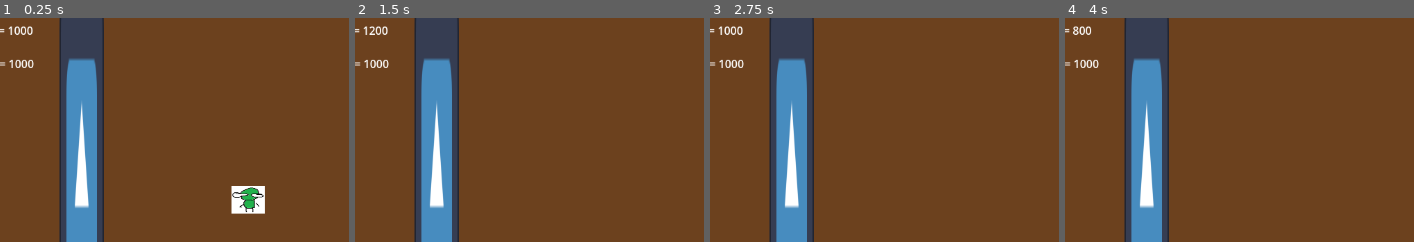
Above: before the commit, frames 1-4 (left to right).
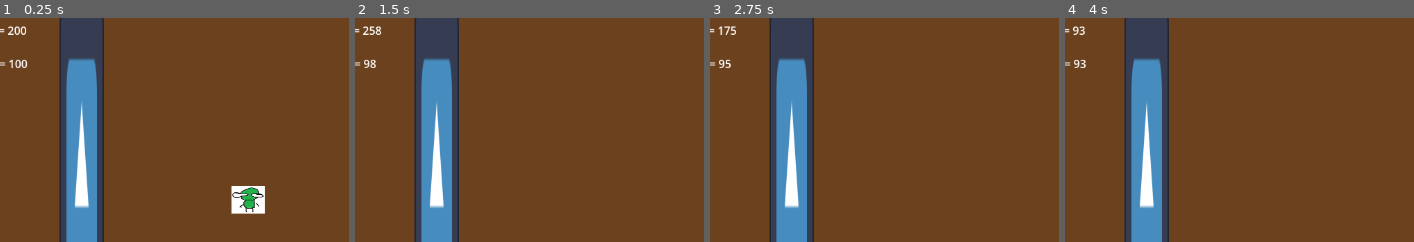
Above: after the commit, the same moments.

Repository: LoganStanger/ZombieGame
Game: Godot game, scene res://Scenes/firstScene.tscn
Same seed, same stepped clock (60 frames per second), same inputs: the game is played once before the commit and once after it. The engine's default icon, where the game draws it, is replaced by a stand-in: a white triangle on a blue panel in a dark square.
Inputs (mouse positions are % of the whole screen's width and height, from its top left):
- Up to frame 1 (0.25 s): no input
- Up to frame 2 (1.5 s): tap Enter at 0.5 s; move the mouse to (68, 45) at 0.52 s; hold D (ZombieRight) 0.53-1.28 s; click (68, 45) at 0.6 s; move the mouse to (20, 55) at 1.27 s; hold S (ZombieDown) from 1.28 s (still down); click (20, 55) at 1.35 s
- Up to frame 3 (2.75 s): move the mouse to (54, 28) at 2.02 s; release S (ZombieDown) at 2.03 s; hold D (ZombieRight) from 2.03 s (still down); tap Space (ZombieSprint) at 2.1 s; click (54, 28) at 2.3 s
- Up to frame 4 (4 s): tap Space (ZombieSprint) at 2.75 s; move the mouse to (37, 70) at 2.77 s; release D (ZombieRight) at 2.78 s; hold W (ZombieUp) 2.78-3.53 s; click (37, 70) at 2.85 s; tap Enter at 3.5 s; move the mouse to (77, 65) at 3.52 s; hold A (ZombieLeft) from 3.53 s (still down); click (77, 65) at 3.6 s
The pictures show only the part of the screen within x 10-60%, y 9-59%; the shares and areas given below are measured in that part.

The runs differ from the first frame. In frame 1, 0.1% of the frame differs, in the area x 2-10%, y 3-23%; in frame 2, 0.4%; in frame 3, 0.3%; in frame 4, 0.3%.
Error before the commit: Parse Error: Expected expression after "and" operator. (res://Scenes/game_manager.gd:10)

Commit message:
Sixth commit

Diff:
--- a/Scenes/game_manager.gd
+++ b/Scenes/game_manager.gd
@@ -6,9 +6,7 @@
 
 # Called every frame. 'delta' is the elapsed time since the previous frame.
 func _process(delta: float) -> void:
-	#keycard code
-	if Booyah.gdevelopholdover == true and :
-		pass
+	pass
 
 
 	if Booyah.hunger < 0:
@@ -18,4 +16,5 @@
 
 #code to decrease hunger
 func _on_timer_timeout() -> void:
+	Booyah.boredom -= 1
 	Booyah.hunger -= Booyah.hungerSpeed
--- a/sciptQuestionMark/Booyah.gd
+++ b/sciptQuestionMark/Booyah.gd
@@ -1,10 +1,11 @@
 extends Node
 
-var hunger = 1000
+var hunger = 200
 var hungerSpeed = 1
-var boredom = 1000
+var boredom = 100
 var walk_speed = 20000
 var run_speed = 30000
 var IsDashing = false
 var gdevelopholdover = false
-var population = 4
+var population = 5
+var keycardyep = false
--- a/sciptQuestionMark/human_oh_myyy_godddd.gd
+++ b/sciptQuestionMark/human_oh_myyy_godddd.gd
@@ -3,8 +3,10 @@
 var gudck = false
 func _physics_process(delta: float) -> void:
 	if Booyah.IsDashing and gudck:
-		Booyah.gdevelopholdover = true
 		Booyah.population -= 1
+		if randi_range(1,100) > Booyah.population*24:
+			Booyah.keycardyep = true
 		queue_free()
 
+
 	move_and_slide()
--- a/sciptQuestionMark/player.gd
+++ b/sciptQuestionMark/player.gd
@@ -16,7 +16,7 @@
 		Booyah.run_speed -= 5000
 		await get_tree().create_timer(0.2).timeout
 		Booyah.IsDashing = true
-		Booyah.hunger -= 100
+		Booyah.hunger -= 40
 		Booyah.walk_speed += 50000
 		Booyah.run_speed += 50000
 		await get_tree().create_timer(0.15).timeout
@@ -25,7 +25,7 @@
 		Booyah.IsDashing = false
 		TrueDashing = false
 	if Booyah.IsDashing and gudck:
-		Booyah.hunger += 300
+		Booyah.hunger += 100
 
 
 	if Input.is_action_just_pressed("ZombieSprint") and IsSprinting == false:
